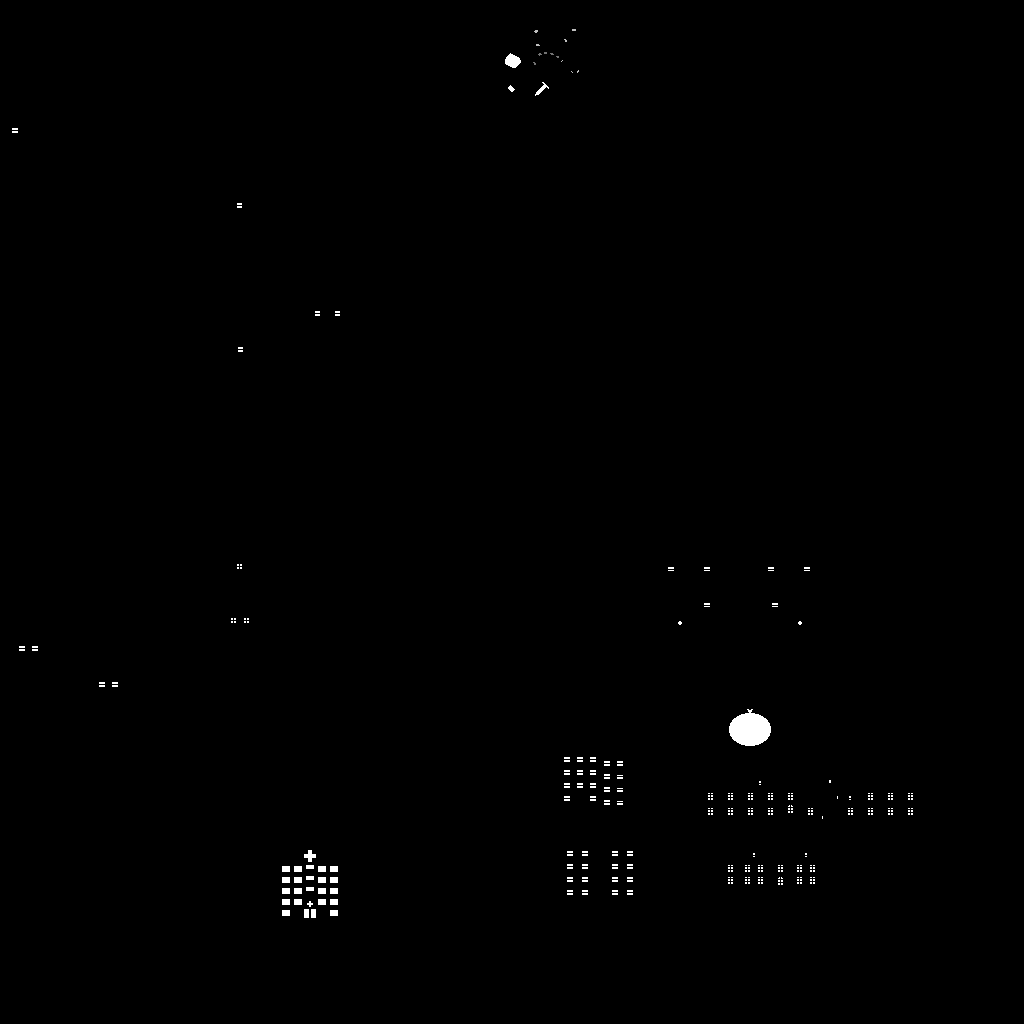
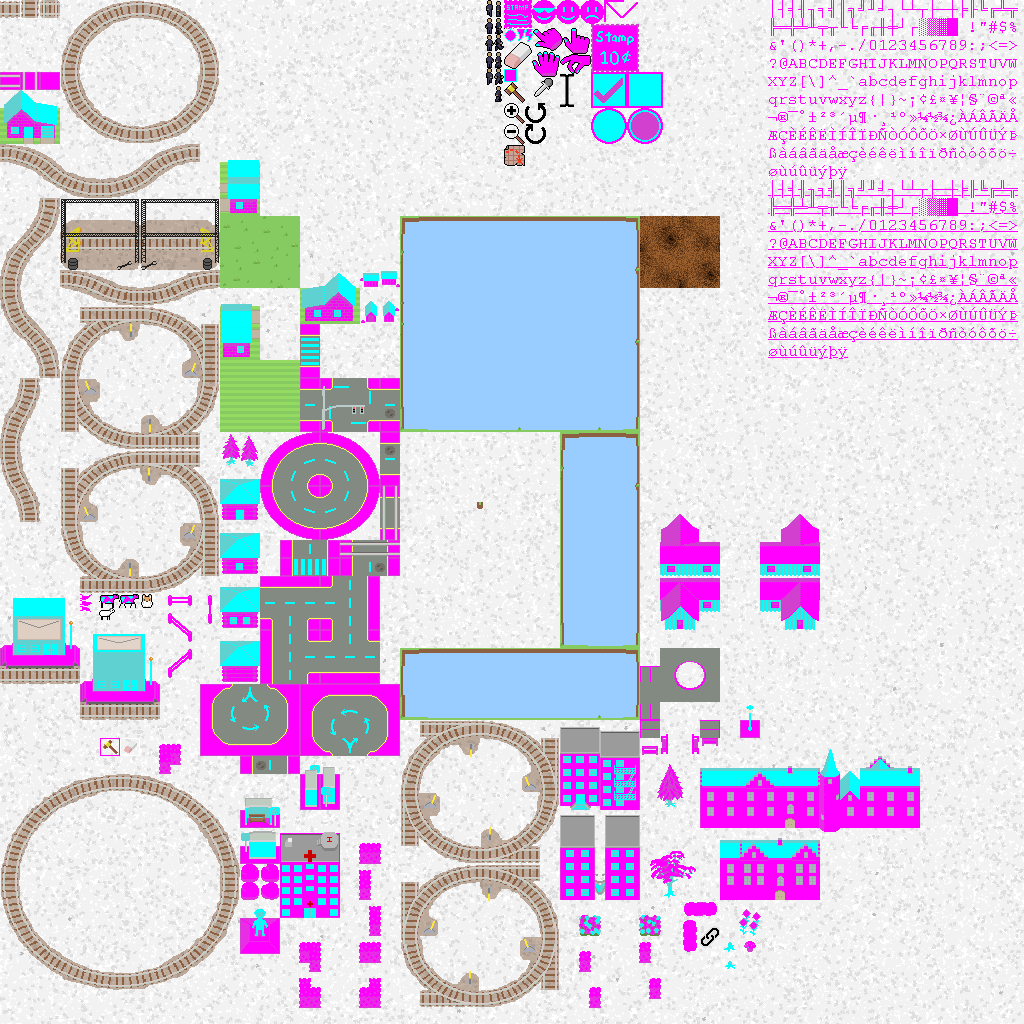
Two versions of the same layered image (w=1024, h=1024). Layer-by-layer changes:
hid "Layer #2" over box(0, 0, 1024, 1024)
renamed "base.png copy" to "Pasted Layer #3", painted on it over box(0, 0, 1018, 1008)
painted on "Pasted Layer" over box(0, 664, 160, 774)
